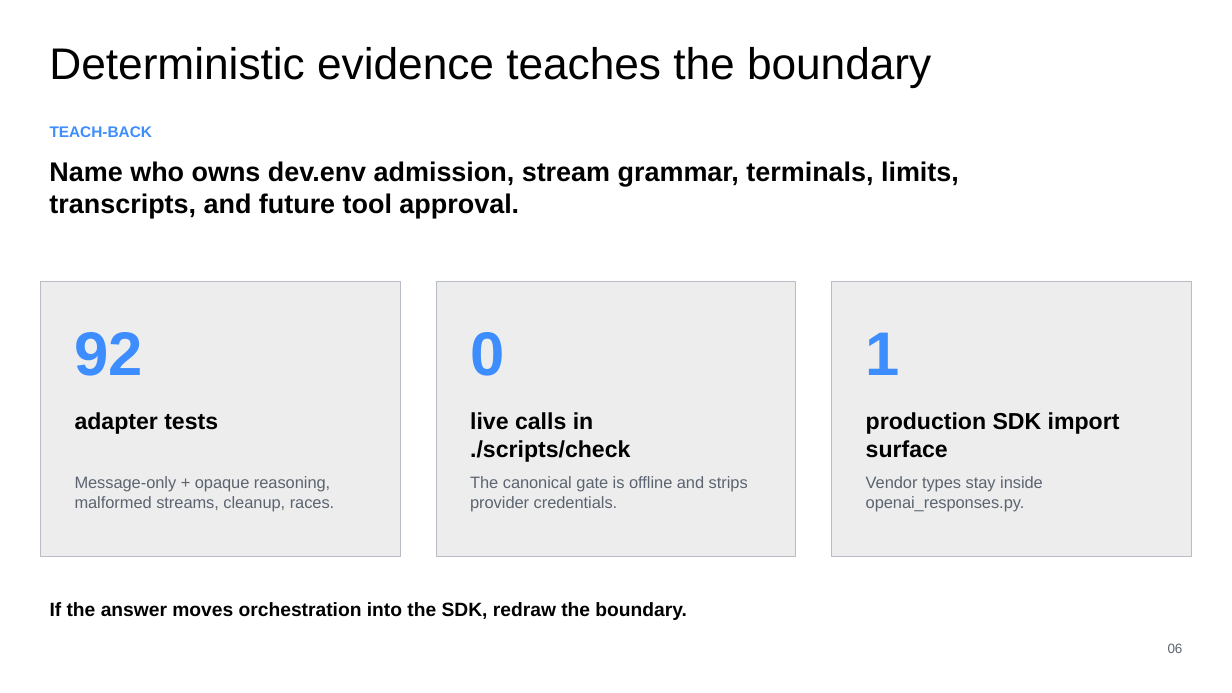
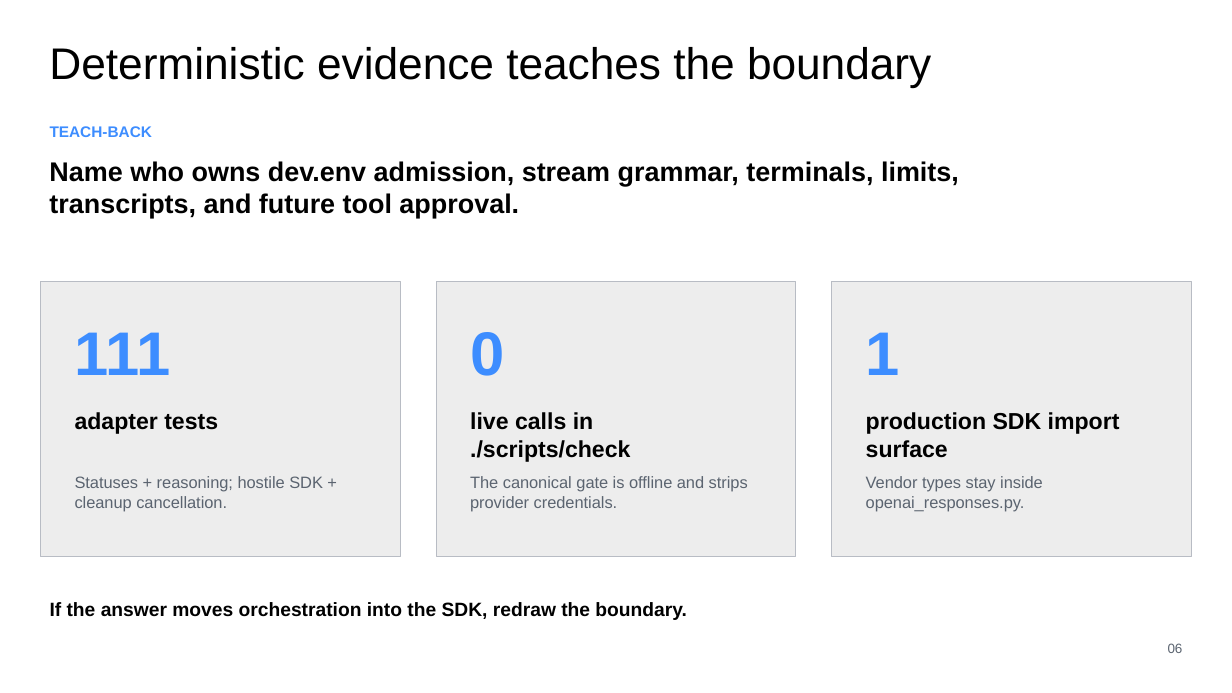
Before and after one commit to jimmie-potts/code-assist-harness, a slide deck: slide 6 of docs/lessons/assets/cah-023-openai-responses-adapter.pptx. Drawn at 1232x693 pixels with LibreOffice and Linux fonts; fonts in the diff are those of the drawing. Boxes give left, top, right and bottom in pixels: in the first picture for what was removed or moved away, otherwise in the second. Text is boxed around its words. In the diff, an @@ line names an element or a change of style, - is before the commit and + after.

```diff
--- a/docs/lessons/assets/cah-023-openai-responses-adapter.pptx
+++ b/docs/lessons/assets/cah-023-openai-responses-adapter.pptx
@@ text at (x1=75, y1=332, x2=171, y2=375): text changed @@
-92
+111
@@ text at (x1=75, y1=476, x2=323, y2=511): text changed @@
-Message-only + opaque reasoning, malformed streams, cleanup, races.
+Statuses + reasoning; hostile SDK + cleanup cancellation.
```
Also in this commit, not shown: 1 other slide changed, 21 other files.
